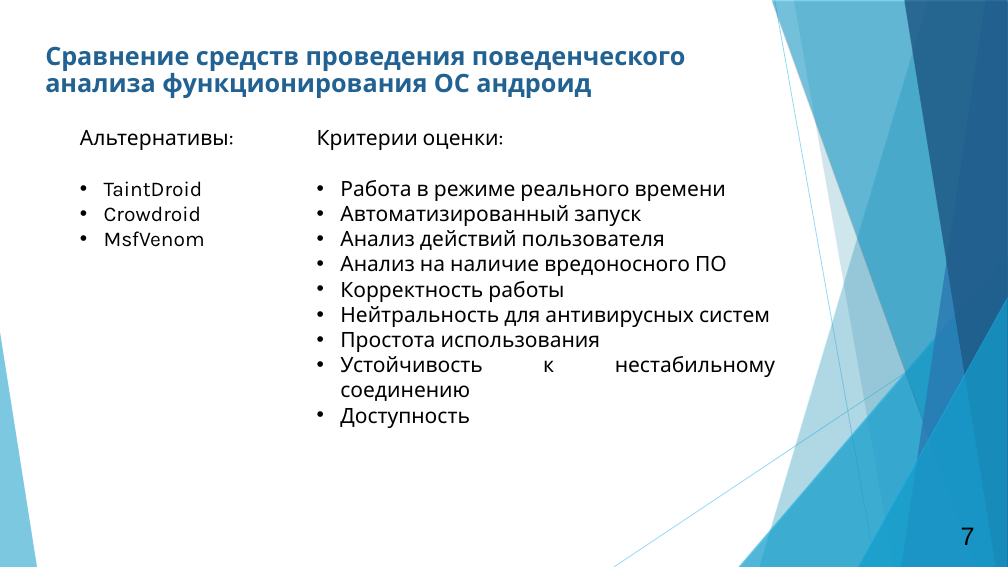
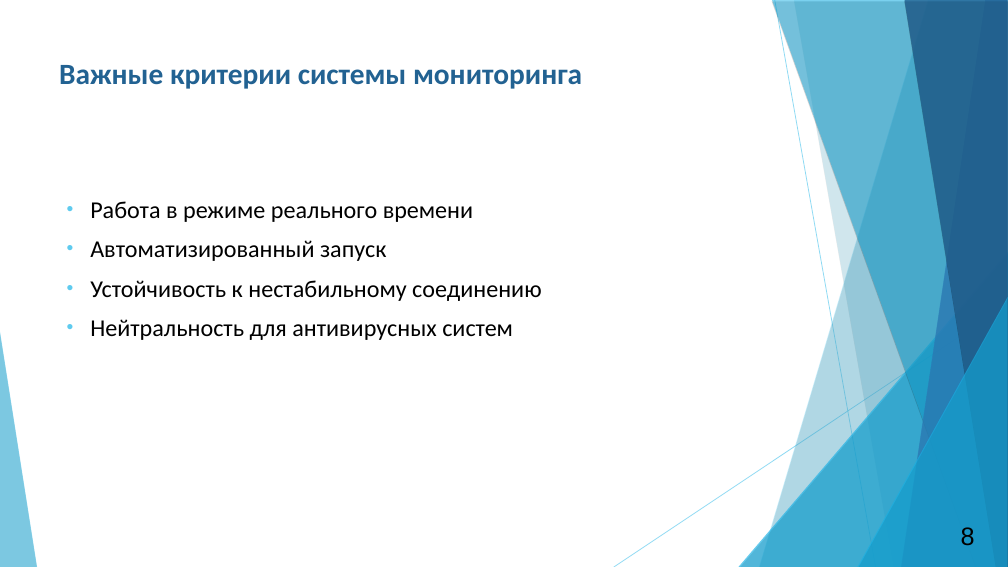
Before and after one commit to redmolle/BehavioralAnalysis, a slide deck: slide 8 of docs/Презентация/Презентация.pptx (slide 7 before the commit). Drawn at 1008x567 pixels with LibreOffice and Linux fonts; fonts in the diff are those of the drawing. Boxes give left, top, right and bottom in pixels: in the first picture for what was removed or moved away, otherwise in the second. Text is boxed around its words. In the diff, an @@ line names an element or a change of style, - is before the commit and + after.

```diff
--- a/docs/Презентация/Презентация.pptx
+++ b/docs/Презентация/Презентация.pptx
@@ title at bbox=[59, 65, 582, 89]: text changed; size 24 to 28 pt; font Karla to Calibri @@
-Сравнение средств проведения поведенческого анализа функционирования ОС андроид
+Важные критерии системы мониторинга
@@ text removed at bbox=[80, 130, 229, 247] @@
-Альтернативы:
-• TaintDroid
-• Crowdroid
-• MsfVenom
@@ text at bbox=[317, 130, 499, 150]: paragraph removed @@
-Критерии оценки:
@@ text "Работа в режиме реального времени": place and size @@
-text "Работа в режиме реального времени" at bbox=[317, 130, 775, 428]
+text "Работа в режиме реального времени" at bbox=[90, 201, 541, 340]
@@ text at bbox=[90, 201, 513, 340]: size 20 to 23 pt, font Karla to Calibri in "Работа в режиме реального времени", "Автоматизированный запуск", "Нейтральность для антивирусных систем"; alignment justified to left; more space between paragraphs @@
@@ text at bbox=[90, 280, 541, 301]: text changed; size 20 to 23 pt; font Karla to Calibri @@
-• Анализ действий пользователя
-• Анализ на наличие вредоносного ПО
-• Корректность работы
+• Устойчивость к нестабильному соединению
@@ text at bbox=[340, 332, 775, 428]: paragraphs removed @@
-• Простота использования
-• Устойчивость к нестабильному соединению
-• Доступность
@@ page number at bbox=[961, 527, 975, 546]: text changed @@
-7
+8
```
Also in this commit, not shown: 11 other slides changed, 2 slides added, 1 slide removed, 6 other files.
